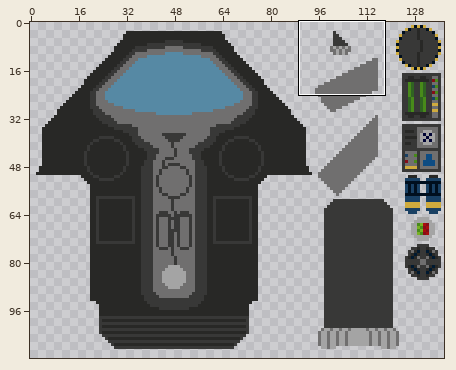
A pixel-art file gets an edit: Assets/Ships/NorikerMKI/NorikerMKI.aseprite. Above, an overview of the earlier version with the close-up marked.
Close-up. The starting point:
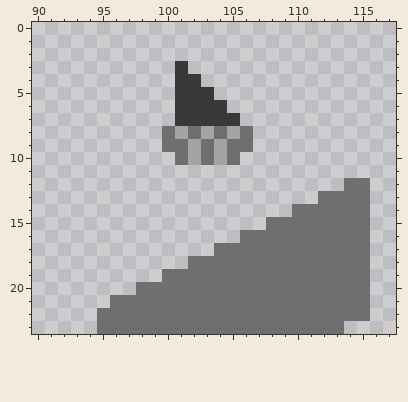
138x112 pixels, 1 frame. Shown: x 90..117, y 0..23.
And afterwards:
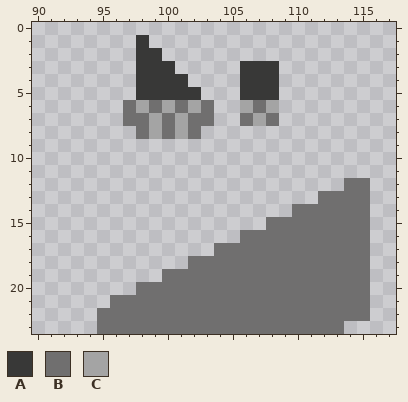
Palette (. is transparent): A #383837  B #706f6f  C #a4a4a4
The author wrote: Noriker changes / Movement QOL - Edited Norikers architecture to support RCS thrusters at the top (Experimental)
The edit:
{"where": "layer \"Thrusters\""}
{"y":1,"x":98,"old":".","new":"A"}
{"y":2,"x":98,"old":"..","new":"AA"}
{"y":3,"x":98,"old":"...A","new":"AAA."}
{"y":3,"x":106,"old":"...","new":"AAA"}
{"y":4,"x":98,"old":"...","new":"AAA"}
{"y":4,"x":102,"old":"A","new":"."}
{"y":4,"x":106,"old":"...","new":"AAA"}
{"y":5,"x":98,"old":"...","new":"AAA"}
{"y":5,"x":103,"old":"A","new":"."}
{"y":5,"x":106,"old":"...","new":"AAA"}
{"y":6,"x":97,"old":"....AAAA","new":"BCBCBCB."}
{"y":6,"x":106,"old":"...","new":"CBC"}
{"y":7,"x":97,"old":"....AAAAA...","new":"BBCBCBB..BCB"}
{"y":8,"x":98,"old":"..","new":"BC"}
{"y":8,"x":103,"old":"CBCB","new":"...."}
{"y":9,"x":100,"old":"BBCBCBB","new":"......."}
{"y":10,"x":101,"old":"BCBCB","new":"....."}
{"label":"changed","picture_box":[123,35,279,165]}
